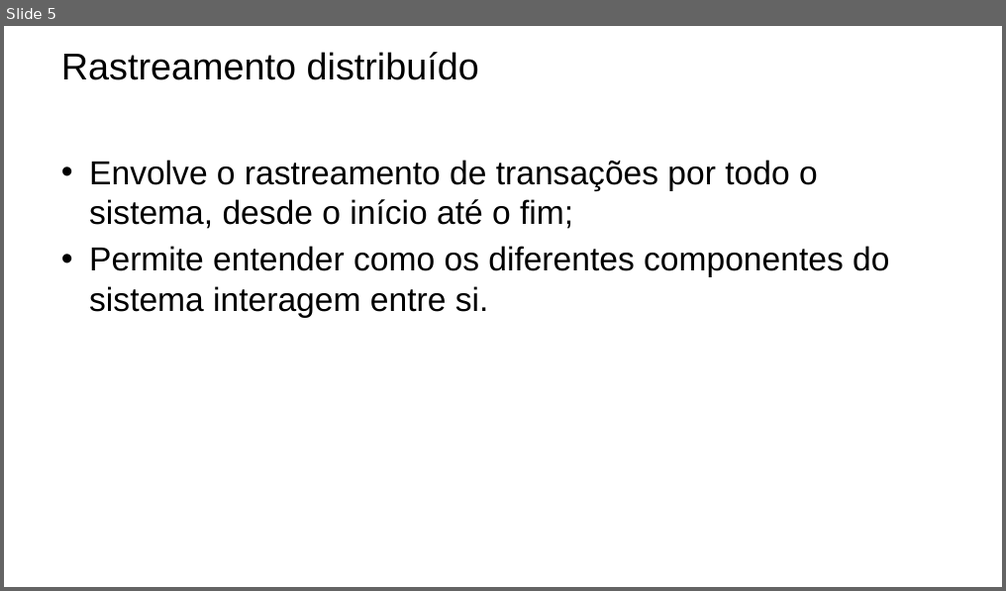
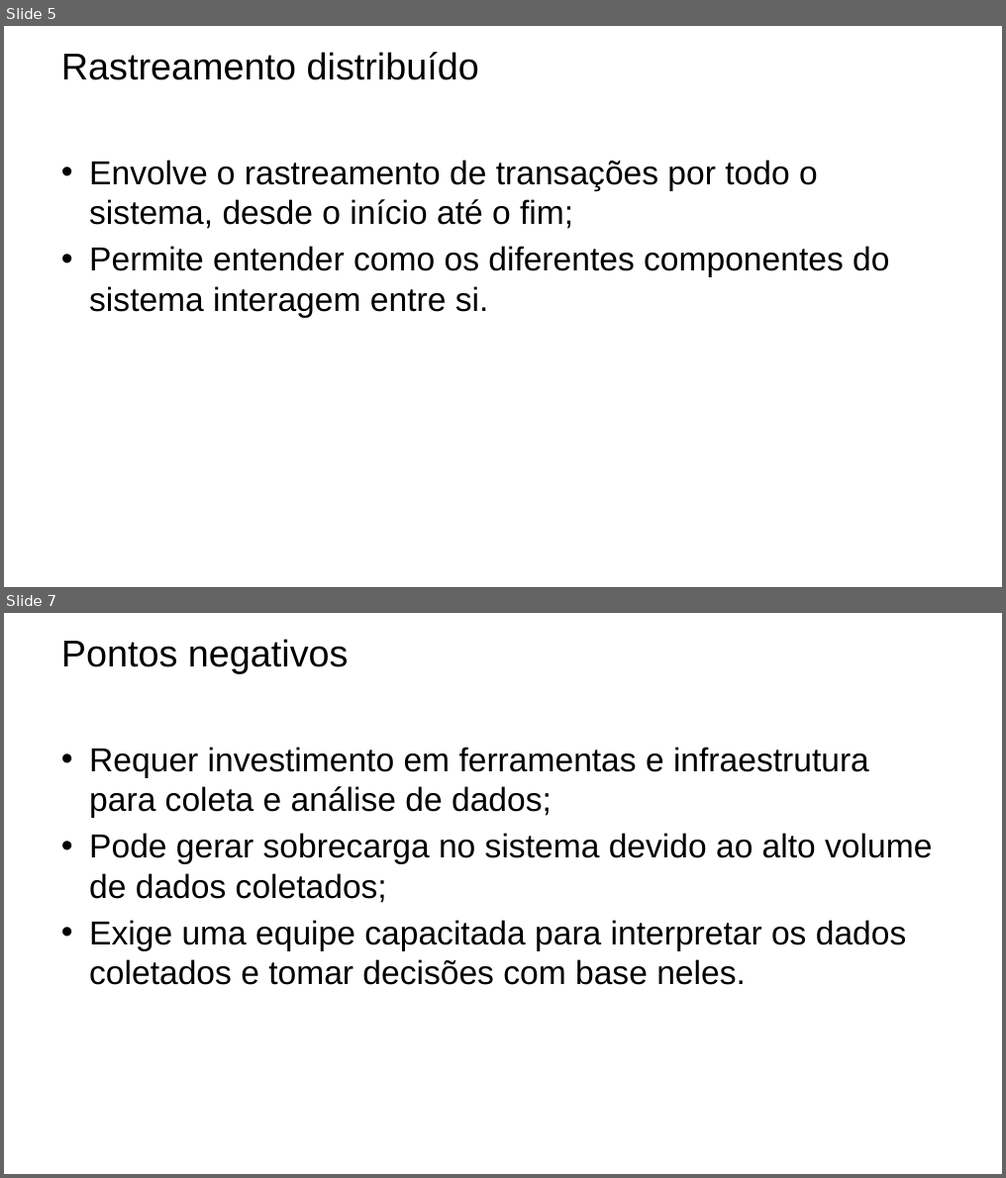
Before and after one commit to osniantonio/dotnetchapter01, a slide deck: ObservabilidadeDotnet.pptx. Shown one above the other, each under a label of ours: slide 5 before the commit, slides 5 and 7 after it; the slides between them are not shown. The pictures are 1006x591 and 1006x1178 pixels, drawn with LibreOffice and Linux fonts; fonts in the diff are those of the drawing; background and template pictures are left out. Boxes give left, top, right and bottom in pixels: in the first picture for what was removed or moved away, otherwise in the second. Text is boxed around its words. In the diff, an @@ line names an element or a change of style, - is before the commit and + after.

```diff
--- a/ObservabilidadeDotnet.pptx
+++ b/ObservabilidadeDotnet.pptx
@@ slide 7 added at (4, 613, 1002, 1174), background picture (left out) @@
@@ title added at (61, 639, 349, 674), 36 pt, text #000000 @@
+Pontos negativos
@@ text added at (89, 747, 932, 985), 32 pt, text #000000 @@
+• Requer investimento em ferramentas e infraestrutura para coleta e análise de dados;
+• Pode gerar sobrecarga no sistema devido ao alto volume de dados coletados;
+• Exige uma equipe capacitada para interpretar os dados coletados e tomar decisões com base neles.
```
Also in this commit, not shown: 3 slides changed, 1 other slide added, 22 other files.
